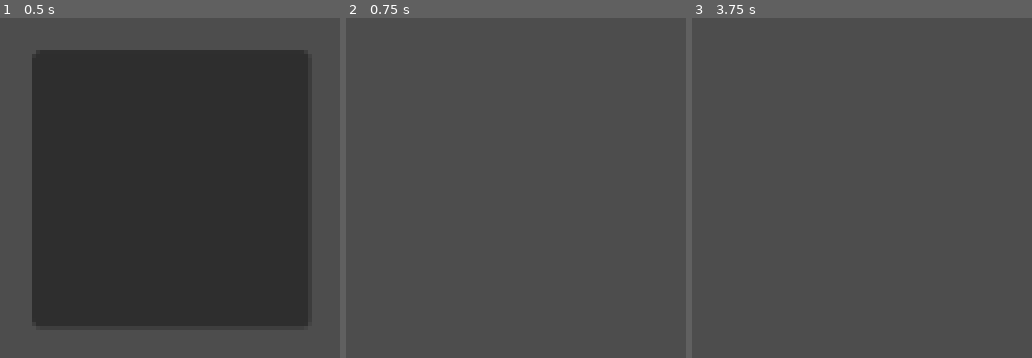
Above: before the commit, frames 1-3 (left to right).
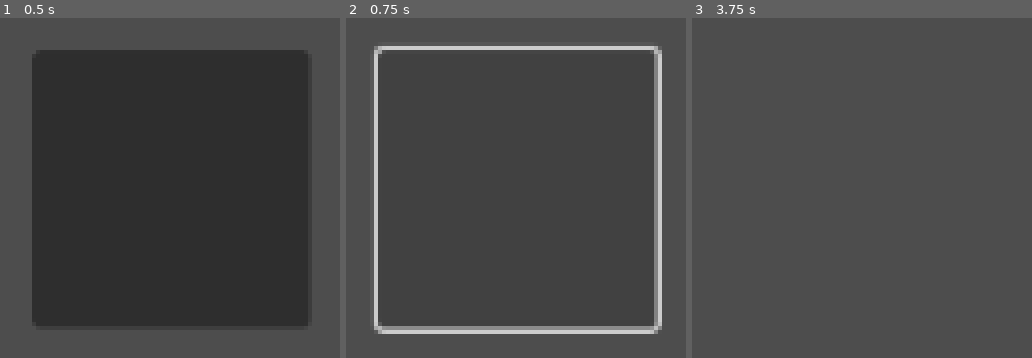
Above: after the commit, the same moments.

Repository: craighughes58/KatieKatsRepository
Game: Godot game, scene res://Scenes/CraigTestScene.tscn
The game is run twice, just before and just after one commit, with the same random seed, the same clock (stepped at 60 frames per second) and the same inputs. The project has no main scene, so this scene is started directly.
Inputs (mouse positions are in pixels of both pictures, inside the frame that each line leads up to):
- Up to frame 1 (0.5 s): no input
- Up to frame 2 (0.75 s): click (516, 188) at 0.52 s
- Up to frame 3 (3.75 s): click (862, 188) at 1.27 s; click (862, 188) at 2.02 s; click (862, 188) at 2.77 s; tap Enter at 3.5 s

Frame 1 is identical in both runs. In frame 2, 5.8% of the frame differs, in the area x 8-93%, y 8-93%; in frame 3, nothing differs.

Commit message:
button changes and timers
timer works
new way to change between scenes
less system needed than expected

Diff:
--- a/Scenes/CraigTestScene.tscn
+++ b/Scenes/CraigTestScene.tscn
@@ -1,19 +1,10 @@
 [gd_scene load_steps=2 format=3 uid="uid://cv2lcy68d6np5"]
 
-[ext_resource type="Script" path="res://Scripts/SceneController.gd" id="1_6daor"]
+[ext_resource type="Script" path="res://Scripts/SceneButton.gd" id="1_vajoa"]
 
 [node name="Node" type="Node"]
 
-[node name="SceneChanger" type="Control" parent="."]
-layout_mode = 3
-anchors_preset = 0
-offset_right = 1152.0
-offset_bottom = 648.0
-size_flags_horizontal = 4
-script = ExtResource("1_6daor")
-
-[node name="SceneButton" type="Button" parent="SceneChanger"]
-layout_mode = 1
+[node name="SceneButton1" type="Button" parent="."]
 anchors_preset = 8
 anchor_left = 0.5
 anchor_top = 0.5
@@ -25,5 +16,8 @@
 offset_bottom = 75.0
 grow_horizontal = 2
 grow_vertical = 2
+script = ExtResource("1_vajoa")
+scenePath = "res://Scenes/CraigTestScene2.tscn"
+delayTime = 3.0
 
-[connection signal="pressed" from="SceneChanger/SceneButton" to="SceneChanger" method="_on_scene_button_pressed"]
+[connection signal="pressed" from="SceneButton1" to="SceneButton1" method="_on_pressed"]
--- /dev/null
+++ b/Scripts/SceneButton.gd
@@ -0,0 +1,25 @@
+extends Button
+
+@export_file var scenePath
+#this may be able to be gathered from the animation data
+@export var delayTime: float
+@export var animationName: String
+# Called when the node enters the scene tree for the first time.
+func _ready():
+	pass # Replace with function body.
+
+
+# Called every frame. 'delta' is the elapsed time since the previous frame.
+func _process(delta):
+	pass
+
+
+func _on_pressed():
+	if scenePath == null:
+		return
+	#play animation
+	#wait
+	await get_tree().create_timer(delayTime).timeout
+	#change Scene
+	get_tree().change_scene_to_file(scenePath)
+	pass # Replace with function body.
--- a/Scripts/SceneController.gd
+++ /dev/null
@@ -1,18 +0,0 @@
-extends Control
-
-
-# Called when the node enters the scene tree for the first time.
-func _ready():
-	pass # Replace with function body.
-
-
-# Called every frame. 'delta' is the elapsed time since the previous frame.
-func _process(delta):
-	pass
-
-
-
-
-func _on_scene_button_pressed():
-	get_tree().change_scene_to_file("res://Scenes/CraigTestScene2.tscn")
-	pass # Replace with function body.
